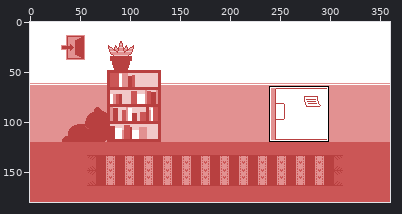
File history of a sprite sheet, Assets/Art/inside.png. The picture above shows the old version from afar; the outline marks the close-up.
Close-up. Before:
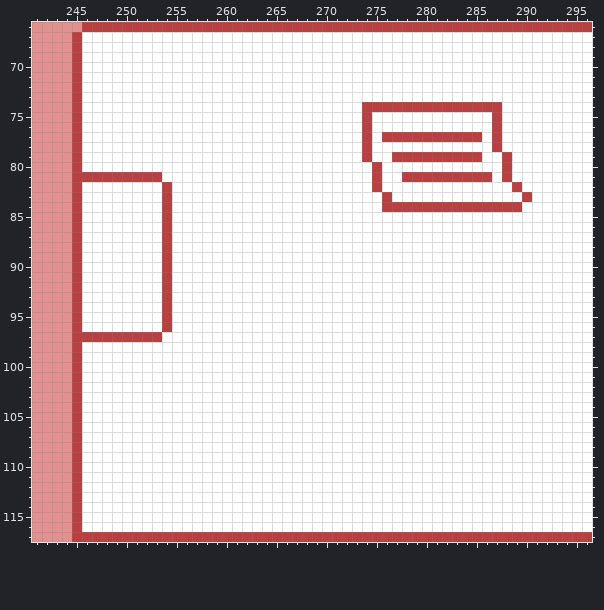
The file is 360x180 pixels. Shown: x 241..296, y 66..117.
After the commit:
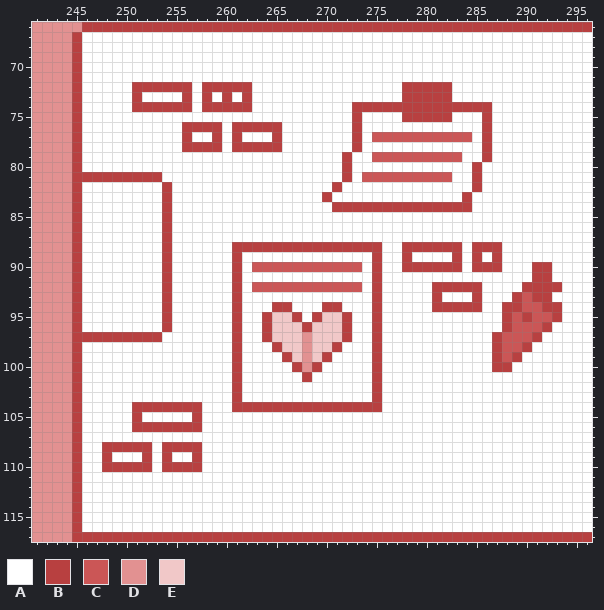
Palette (. is transparent): A #ffffff  B #b84040  C #cb5656  D #e29191  E #f1c8c8
Difference:
Colour B gives way to colour A in row 74 at x 287; in rows 75 to 76 at x 274 and 287; in row 77 at x 274, 285 and 287; in row 78 at x 274 and 287; in row 79 at x 274, 284 to 285 and 288; in row 80 at x 275 and 288.
Colour B gives way to colour A in row 81 at x 283 to 284, 286 and 288; in row 82 at x 275 and 289; in row 83 at x 276 and 290; in row 84 at x 285 to 289.
Colour A gives way to colour B in row 72 at x 251 to 256, 258 to 262 and 278 to 282; in row 73 at x 251, 256, 258, 260, 262 and 278 to 282; in row 74 at x 251 to 256, 258 to 262 and 273; in row 75 at x 273, 278 to 282 and 286; in row 76 at x 256 to 259, 261 to 265, 273 and 286; in row 77 at x 256, 259, 261, 265, 273 and 286.
Colour A gives way to colour B in row 78 at x 256 to 259, 261 to 265, 273 and 286; in row 79 at x 272 and 286; in row 80 at x 272 and 285; in row 81 at x 272; in row 82 at x 271 and 285; in row 83 at x 270 and 284.
Colour A gives way to colour B in row 84 at x 271 to 275; in row 88 at x 261 to 275, 278 to 283 and 285 to 287; in row 89 at x 261, 275, 278, 283, 285 and 287; in row 90 at x 261, 275, 278 to 283, 285 to 287 and 291 to 292; in row 91 at x 261, 275 and 291 to 292; in row 92 at x 261, 275, 281 to 285 and 290 to 293.
Colour A gives way to colour B in row 93 at x 261, 275, 281, 285, 289 and 291 to 292; in row 94 at x 261, 265 to 266, 270 to 271, 275, 281 to 285, 288 to 289 and 292 to 293; in row 95 at x 261, 264, 267, 269, 272, 275, 288, 290 and 293; in row 96 at x 261, 264, 268, 272, 275, 288 and 292; in row 97 at x 261, 264, 272, 275, 287 and 291; in row 98 at x 261, 265, 271, 275, 287 and 290.
Colour A gives way to colour B in row 99 at x 261, 266, 270, 275, 287 and 289; in row 100 at x 261, 267, 269, 275 and 287 to 288; in row 101 at x 261, 268 and 275; in rows 102 to 103 at x 261 and 275; in row 104 at x 251 to 257 and 261 to 275; in row 105 at x 251 and 257.
Colour A gives way to colour B in row 106 at x 251 to 257; in row 108 at x 248 to 252 and 254 to 257; in row 109 at x 248, 252, 254 and 257; in row 110 at x 248 to 252 and 254 to 257.
Colour A gives way to colour C in row 77 at x 275; in row 79 at x 275 to 276; in row 81 at x 274 and 276 to 277; in row 90 at x 263 to 273; in row 92 at x 263 to 273; in row 93 at x 290.
Colour A gives way to colour C in row 94 at x 290 to 291; in row 95 at x 289 and 291 to 292; in row 96 at x 289 to 291; in row 97 at x 288 to 290; in row 98 at x 288 to 289; in row 99 at x 288.
Colour B gives way to colour C in row 77 at x 276 to 284; in row 79 at x 277 to 283; in row 81 at x 275 and 278 to 282.
Colour A gives way to colour D in rows 97 to 100 at x 268.
Colour A gives way to colour E in row 95 at x 265 to 266 and 270 to 271; in rows 96 to 97 at x 265 to 267 and 269 to 271; in row 98 at x 266 to 267 and 269 to 270; in row 99 at x 267 and 269.
Changed places in both close-ups, as pixel boxes (x1, y1, x2, y2):
changed: (102, 82, 562, 472)
